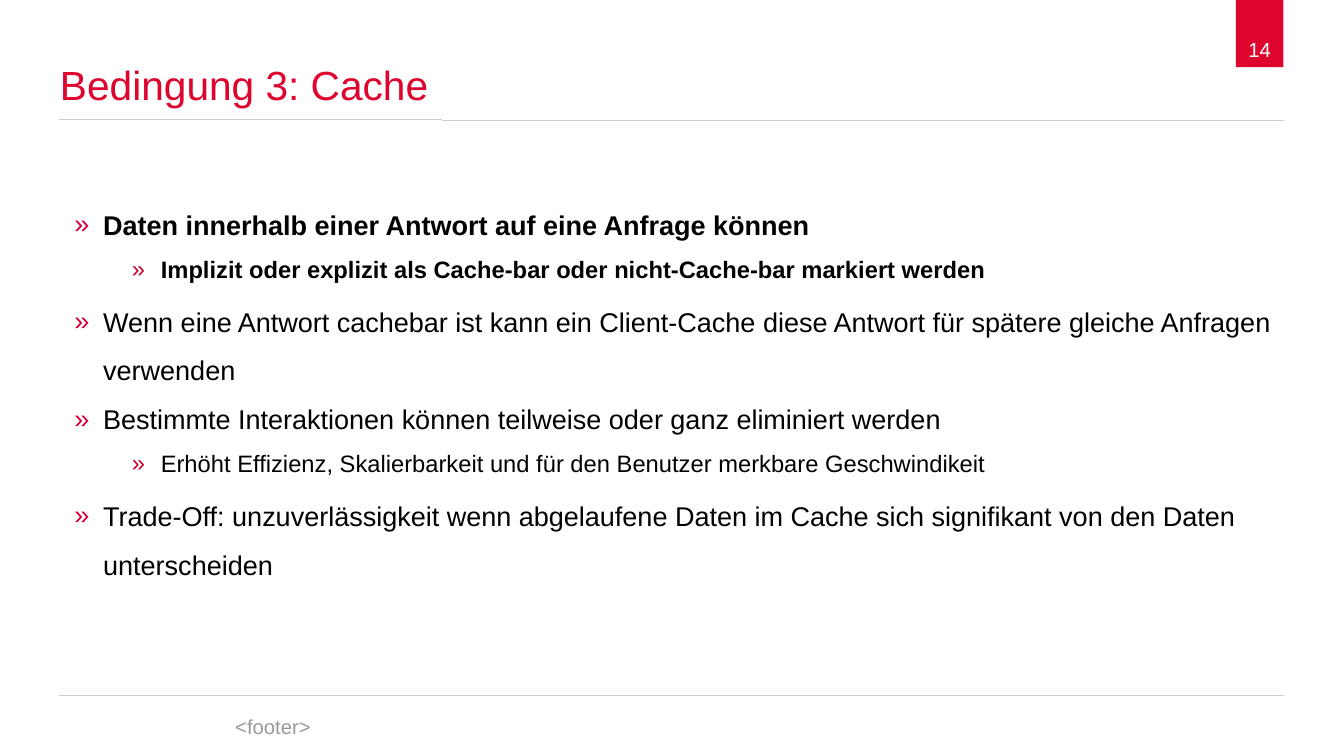
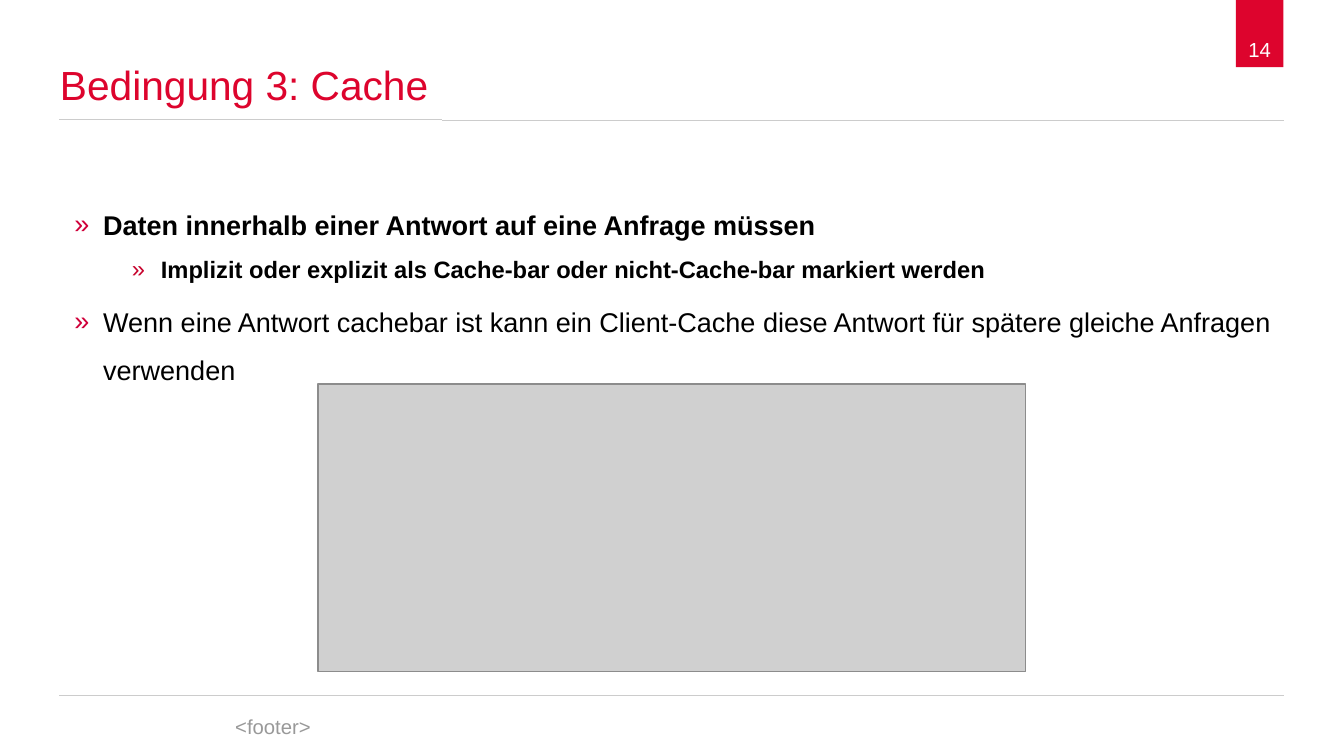
Before and after one commit to spaceone/presentations, a slide deck: slide 14 of representational-state-transfer/representational-state-transfer.odp. Drawn at 1344x756 pixels with LibreOffice and Linux fonts; fonts in the diff are those of the drawing; grey boxes stand for pictures; background and template pictures are left out. Boxes give left, top, right and bottom in pixels: in the first picture for what was removed or moved away, otherwise in the second. Text is boxed around its words. In the diff, an @@ line names an element or a change of style, - is before the commit and + after.

```diff
--- a/representational-state-transfer/representational-state-transfer.odp
+++ b/representational-state-transfer/representational-state-transfer.odp
@@ text at (103, 215, 815, 240): text changed @@
-» Daten innerhalb einer Antwort auf eine Anfrage können
+» Daten innerhalb einer Antwort auf eine Anfrage müssen
@@ picture added at (318, 384, 1027, 672) @@
@@ text at (103, 409, 1235, 576): paragraphs removed @@
-» Bestimmte Interaktionen können teilweise oder ganz eliminiert werden
-    » Erhöht Effizienz, Skalierbarkeit und für den Benutzer merkbare Geschwindikeit
-» Trade-Off: unzuverlässigkeit wenn abgelaufene Daten im Cache sich signifikant von den Daten unterscheiden
```
Also in this commit, not shown: 15 other slides changed, 15 slides added, 4 slides removed, 3 other files.
